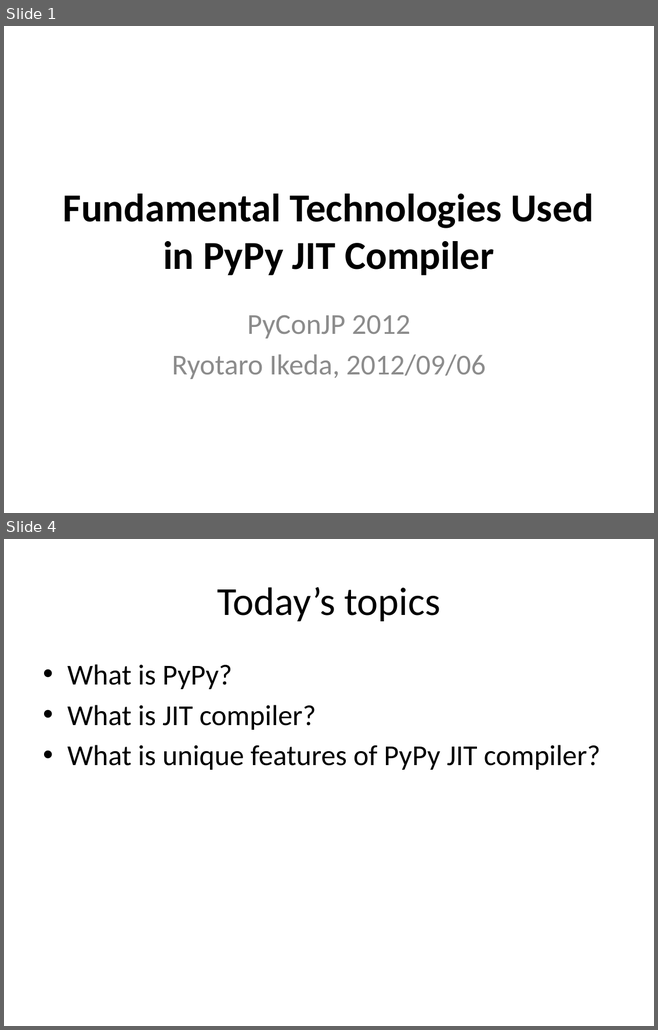
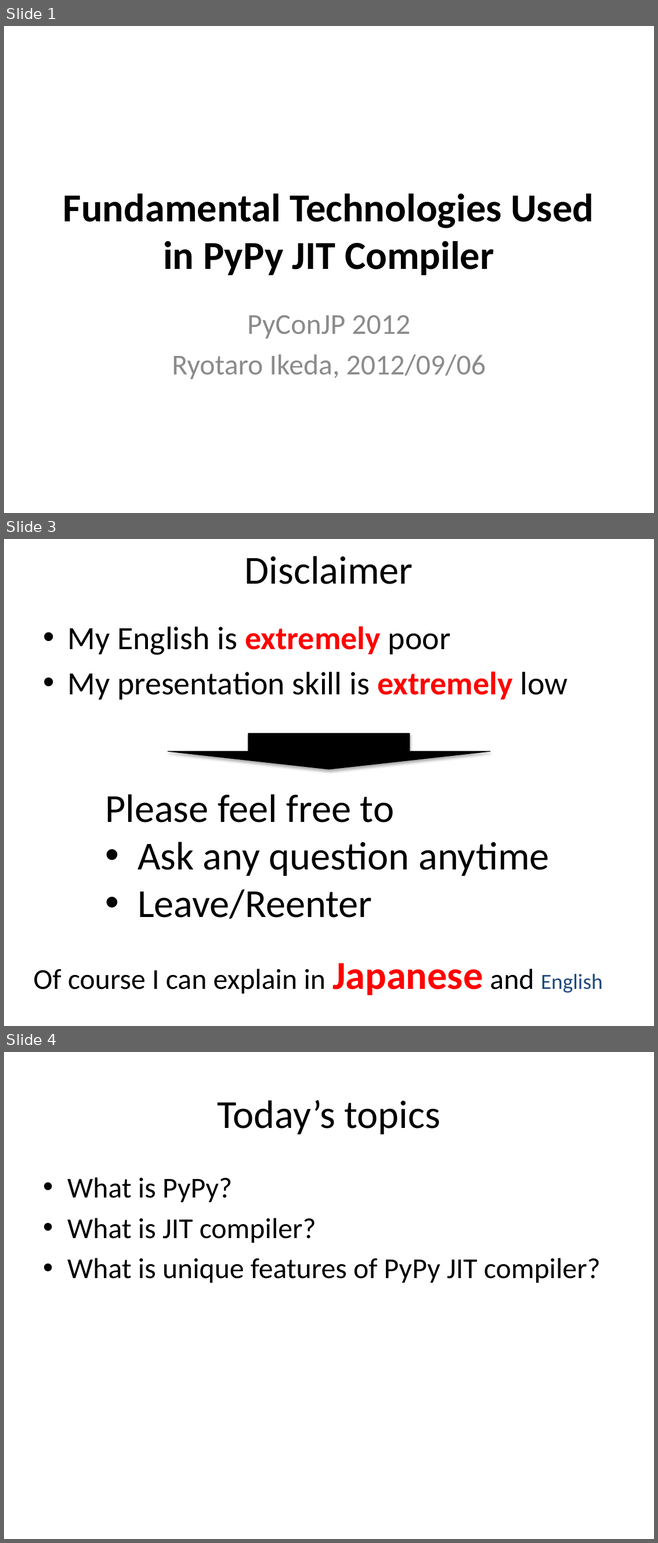
Before and after one commit to ryotaro/pyconjp2012slide, a slide deck: master/Fundamental Technologies Used in PyPy JIT Compiler.pptx. Shown one above the other, each under a label of ours: slides 1 and 4 before the commit, slides 1, 3 and 4 after it; the slides between them are not shown. The pictures are 658x1030 and 658x1543 pixels, drawn with LibreOffice and Linux fonts; fonts in the diff are those of the drawing. Boxes give left, top, right and bottom in pixels: in the first picture for what was removed or moved away, otherwise in the second. Text is boxed around its words. In the diff, an @@ line names an element or a change of style, - is before the commit and + after.

```diff
--- a/master/Fundamental Technologies Used in PyPy JIT Compiler.pptx
+++ b/master/Fundamental Technologies Used in PyPy JIT Compiler.pptx
@@ slide 3 added at [4, 539, 654, 1026], background #FFFFFF @@
@@ title added at [245, 556, 413, 584], 44 pt, text #000000 @@
+Disclaimer
@@ text added at [67, 626, 568, 700], 36 pt, text #000000 @@
+• My English is extremely poor
+• My presentation skill is extremely low
@@ down arrow added at [168, 733, 490, 769], fill #000000, outline #000000 0.75 pt @@
@@ text added at [105, 794, 549, 919], 44 pt, text #000000 @@
+Please feel free to
+• Ask any question anytime
+• Leave/Reenter
@@ text added at [34, 963, 603, 995], 32 pt, text #000000 @@
+Of course I can explain in Japanese and English
```
Also in this commit, not shown: 1 slide changed, 7 other slides added, 1 other file.
